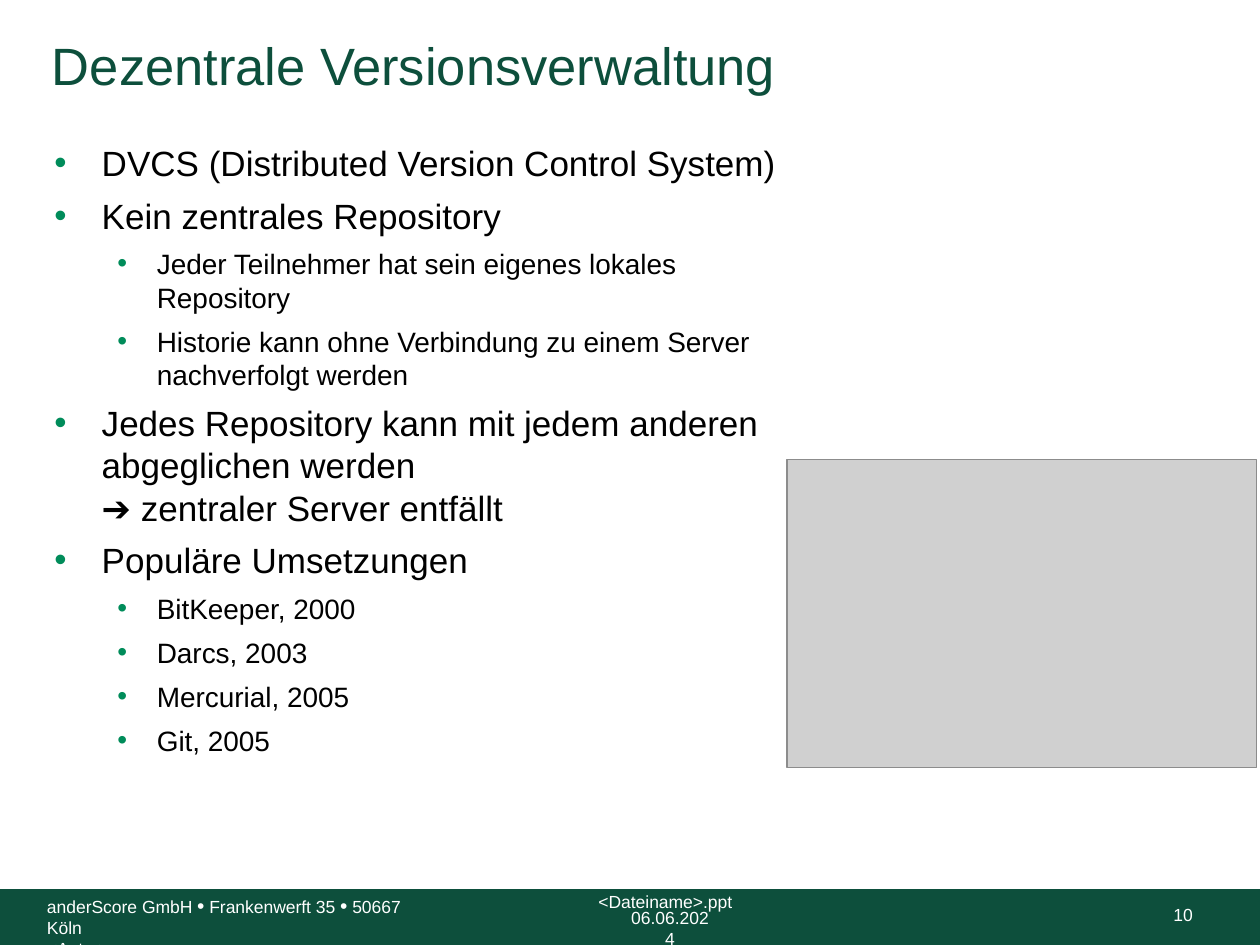
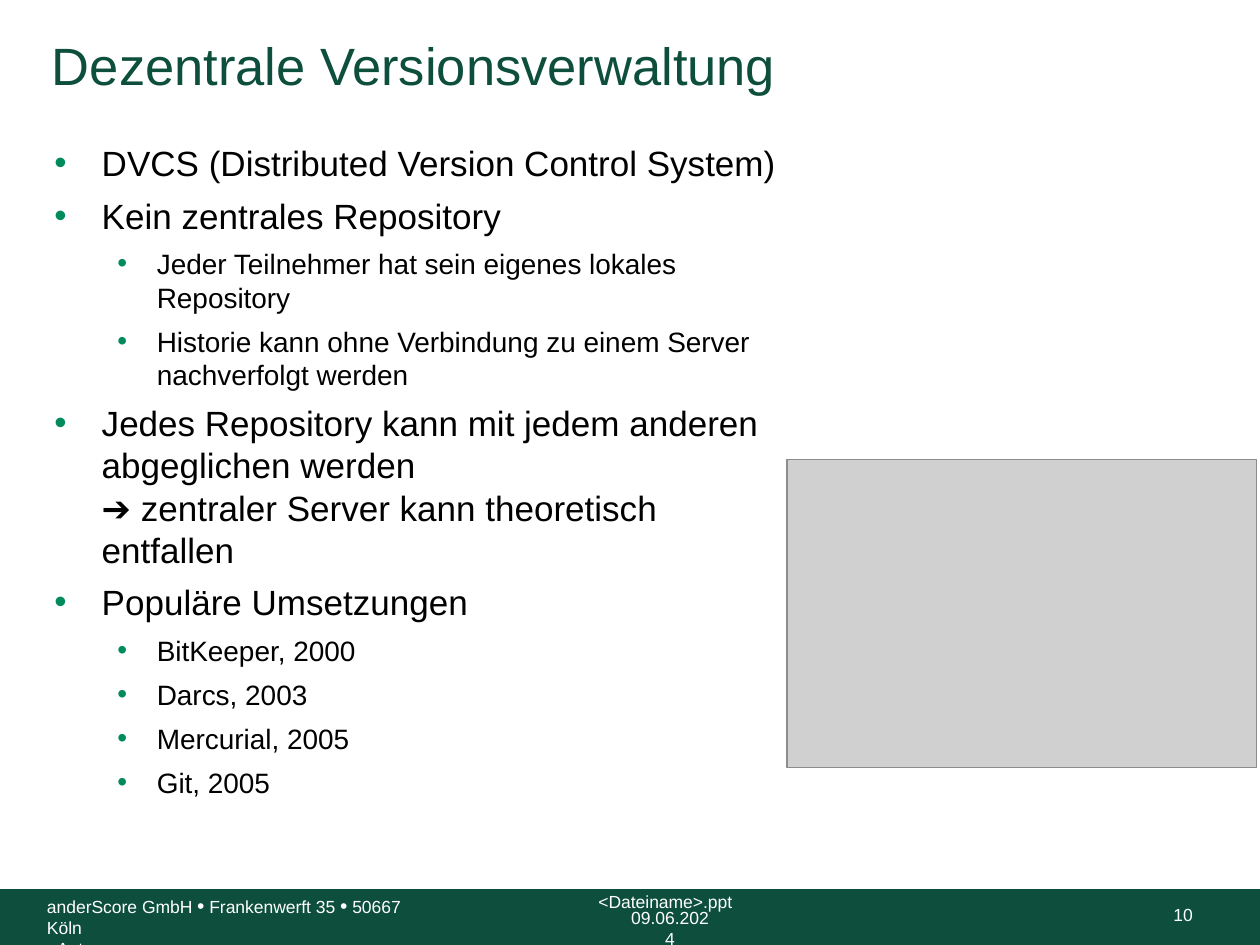
Before and after one commit to anderscore-gmbh/gitlab, a slide deck: slide 10 of slides/Tag-1_2-Git.pptx. Drawn at 1260x945 pixels with LibreOffice and Linux fonts; fonts in the diff are those of the drawing; grey boxes stand for pictures; background and template pictures are left out. Boxes give left, top, right and bottom in pixels: in the first picture for what was removed or moved away, otherwise in the second. Text is boxed around its words. In the diff, an @@ line names an element or a change of style, - is before the commit and + after.

```diff
--- a/slides/Tag-1_2-Git.pptx
+++ b/slides/Tag-1_2-Git.pptx
@@ text at (102, 410, 758, 564): text changed @@
-• Jedes Repository kann mit jedem anderen abgeglichen werden
-  ➔ zentraler Server entfällt
+• Jedes Repository kann mit jedem anderen abgeglichen werden
+  ➔ zentraler Server kann theoretisch entfallen
@@ text at (631, 911, 709, 924): text changed @@
-06.06.2024
+09.06.2024
```
Also in this commit, not shown: 58 other slides changed, 9 slides added, 1 slide removed, 8 other files.
